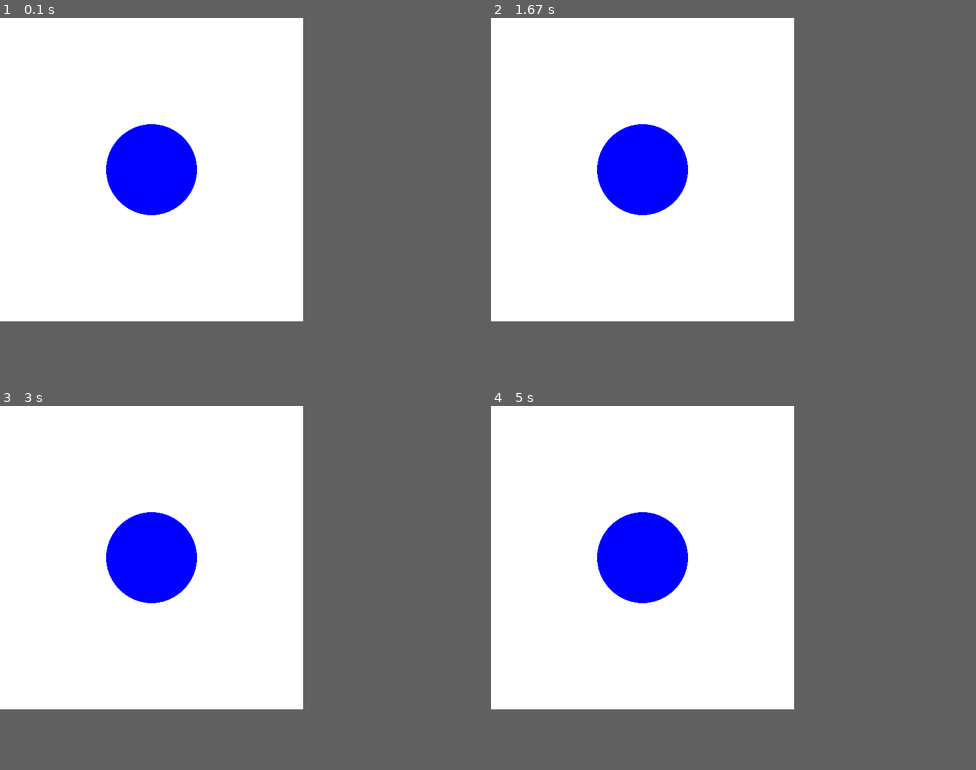
Above: before the commit, frames 1-4 (two rows, left to right).
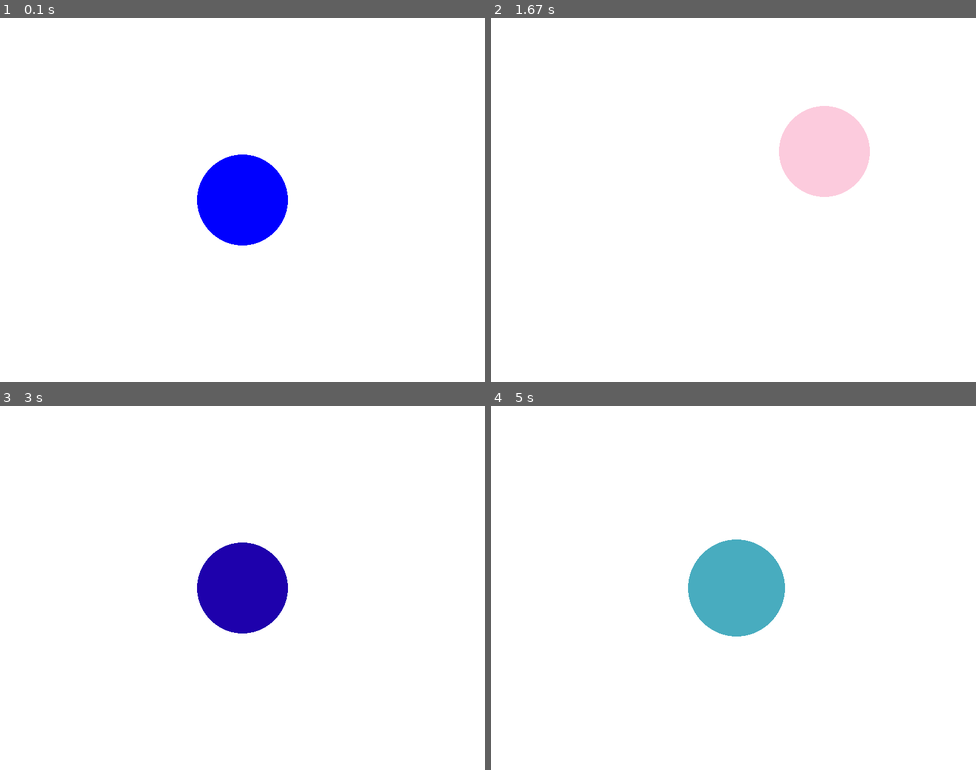
Above: after the commit, the same moments.

Repository: capnflannel/pygame-tutorial
Game: pygame game, started from src/game.py
Same seed, same stepped clock (60 frames per second), same inputs: the game is played once before the commit and once after it.
Inputs:
- Up to frame 1 (0.1 s): no input
- Up to frame 2 (1.67 s): tap Space at 0.33, 0.73, 1.03, 1.23, 1.57 s; hold Right 0.67-1.13 s; tap + at 0.82 s; hold Up 1.17-1.47 s; tap - at 1.32 s; hold Right from 1.5 s (still down)
- Up to frame 3 (3 s): tap Space at 1.87, 2.07, 2.37, 2.63, 2.97 s; release Right at 1.97 s; hold Left 2-2.53 s; tap + at 2.15 s; hold Down 2.57-2.87 s; tap - at 2.72 s; hold Left from 2.9 s (still down)
- Up to frame 4 (5 s): tap Space at 3.27, 3.4, 3.8, 4.1, 4.47, 4.87 s; release Left at 3.3 s; hold Up 3.33-3.7 s; tap + at 3.48, 4.95 s; hold Right 3.73-4.37 s; tap - at 3.88 s; hold Down 4.4-4.77 s; hold Left from 4.8 s (still down)
In our replay, the window is 500x500 before the commit and 800x600 after it. These sizes can differ from the game's own. Grey fills any space a smaller window leaves; there, only what the larger window draws over its background counts as a difference.

The runs differ from the first frame. In frame 1, 7.3% of the frame differs, in the area x 21-60%, y 29-63%; in frame 2, 7.3%; in frame 3, 7.3%; in frame 4, 7.8%, in the area x 21-61%, y 29-64%.

Commit message:
Add keypress event handling Update README

Diff:
--- a/src/game.py
+++ b/src/game.py
@@ -10,27 +10,106 @@
 #  -The player cannot move off the screen
 #  -The game ends either wheh the player is hit by an obstacle or when the user quits the game
 
-# Import and initialize the pygame library
-import pygame
+#------------------------------
+# Imports
+#------------------------------
+import pygame  # Import the pygame library
+import random  # Random number generation
+
+# Import pygame.locals for easier access to key coordinates
+from pygame.locals import (
+   K_UP,       # UP Key
+   K_DOWN,     # DOWN Key
+   K_LEFT,     # LEFT Key
+   K_RIGHT,    # RIGHT Key
+   K_ESCAPE,   # ESC Key
+   K_SPACE,    # Space Key
+   K_KP_PLUS,  # Plus Key (numpad)
+   K_KP_MINUS, # Minus Key (numpad)
+   KEYDOWN,    # Keypress Event
+   QUIT        # Quit Event
+)
+
+#------------------------------
+# Constants
+#------------------------------
+
+# Define constants for the screen width and height
+SCREEN_WIDTH = 800
+SCREEN_HEIGHT = 600
+
+# Test Object Coords
+OBJ_Y = SCREEN_HEIGHT / 2
+OBJ_X = SCREEN_WIDTH / 2
+
+# Test Object Radius (pixels)
+OBJ_RADIUS = 75
+
+# Test Object Radius Resize Step
+OBJ_RAD_STEP = 5
+
+# Test Object Color
+OBJ_R = 0
+OBJ_G = 0
+OBJ_B = 255
+
+#------------------------------
+# Core Logic
+#------------------------------
+
+# Initialize pygame
 pygame.init()
 
-# Set up the drawing window
-screen = pygame.display.set_mode([500, 500])
+# Create the screen object
+screen = pygame.display.set_mode((SCREEN_WIDTH, SCREEN_HEIGHT))
 
-# Run until the user asks to quit
+# Variable to keep the main loop running
 running = True
+
+# The main game loop
 while running:
 
-   # Did the user click the window close button?
+   # Process all events in the event queue
    for event in pygame.event.get():
-      if event.type == pygame.QUIT:
+      # Did the user hit a key?
+      if event.type == KEYDOWN:
+         # Handle ESC keypress
+         if event.key == K_ESCAPE:
+            running = False
+         # Handle UP keypress
+         elif event.key == K_UP:
+            OBJ_Y -= OBJ_RADIUS
+         # Handle DOWN keypress
+         elif event.key == K_DOWN:
+            OBJ_Y += OBJ_RADIUS
+         # Handle LEFT keypress
+         elif event.key == K_LEFT:
+            OBJ_X -= OBJ_RADIUS
+         # Handle RIGHT keypress
+         elif event.key == K_RIGHT:
+            OBJ_X += OBJ_RADIUS
+         # Handle SPACE keypress
+         elif event.key == K_SPACE:
+            # Set the RGB value of the object to a random value between 0 and 255
+            OBJ_R = random.randint(0, 255)
+            OBJ_G = random.randint(0, 255)
+            OBJ_B = random.randint(0, 255)
+         # Handle PLUS keypress
+         elif event.key == K_KP_PLUS:
+            OBJ_RADIUS += OBJ_RAD_STEP
+         # Handle MINUS keypress
+         elif event.key == K_KP_MINUS:
+            if OBJ_RADIUS > OBJ_RAD_STEP:
+               OBJ_RADIUS -= OBJ_RAD_STEP
+      # Dis the user close the window?
+      elif event.type == pygame.QUIT:
          running = False
 
    # Fill the background
    screen.fill((255, 255, 255))
 
    # Draw a solid blue circle in the center
-   pygame.draw.circle(screen, (0, 0, 255), (250, 250), 75)
+   pygame.draw.circle(screen, (OBJ_R, OBJ_G, OBJ_B), (OBJ_X, OBJ_Y), OBJ_RADIUS)
 
    # Flip (redraw) the display
    pygame.display.flip()
Not shown, changed: README.md
